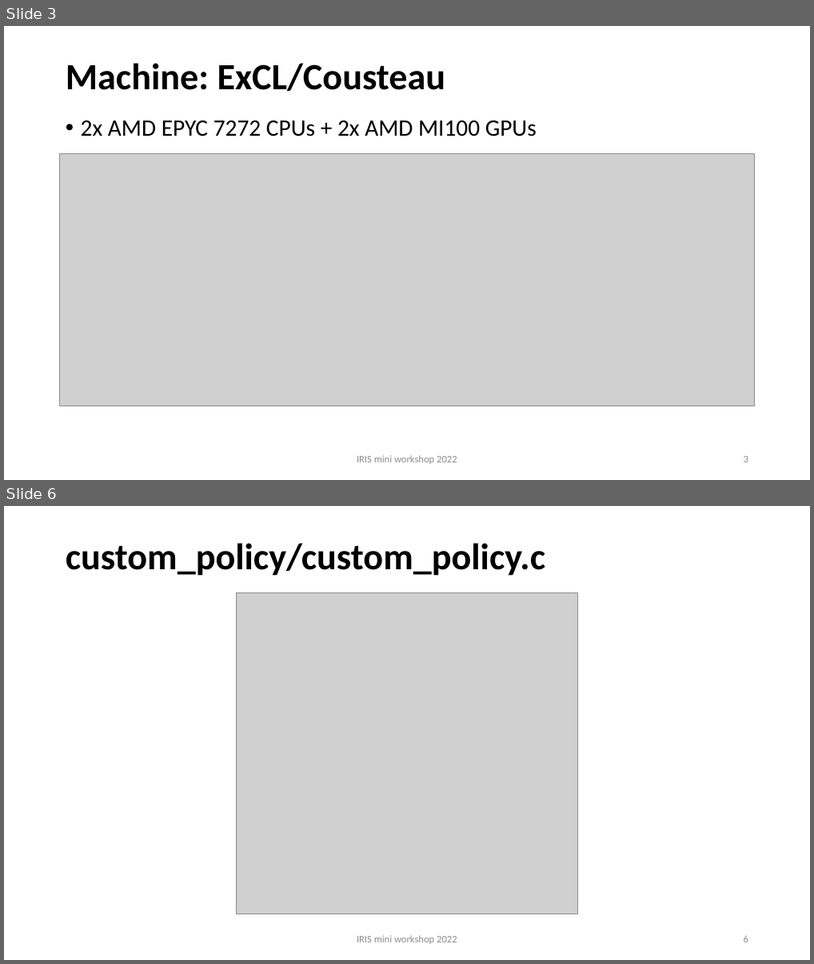
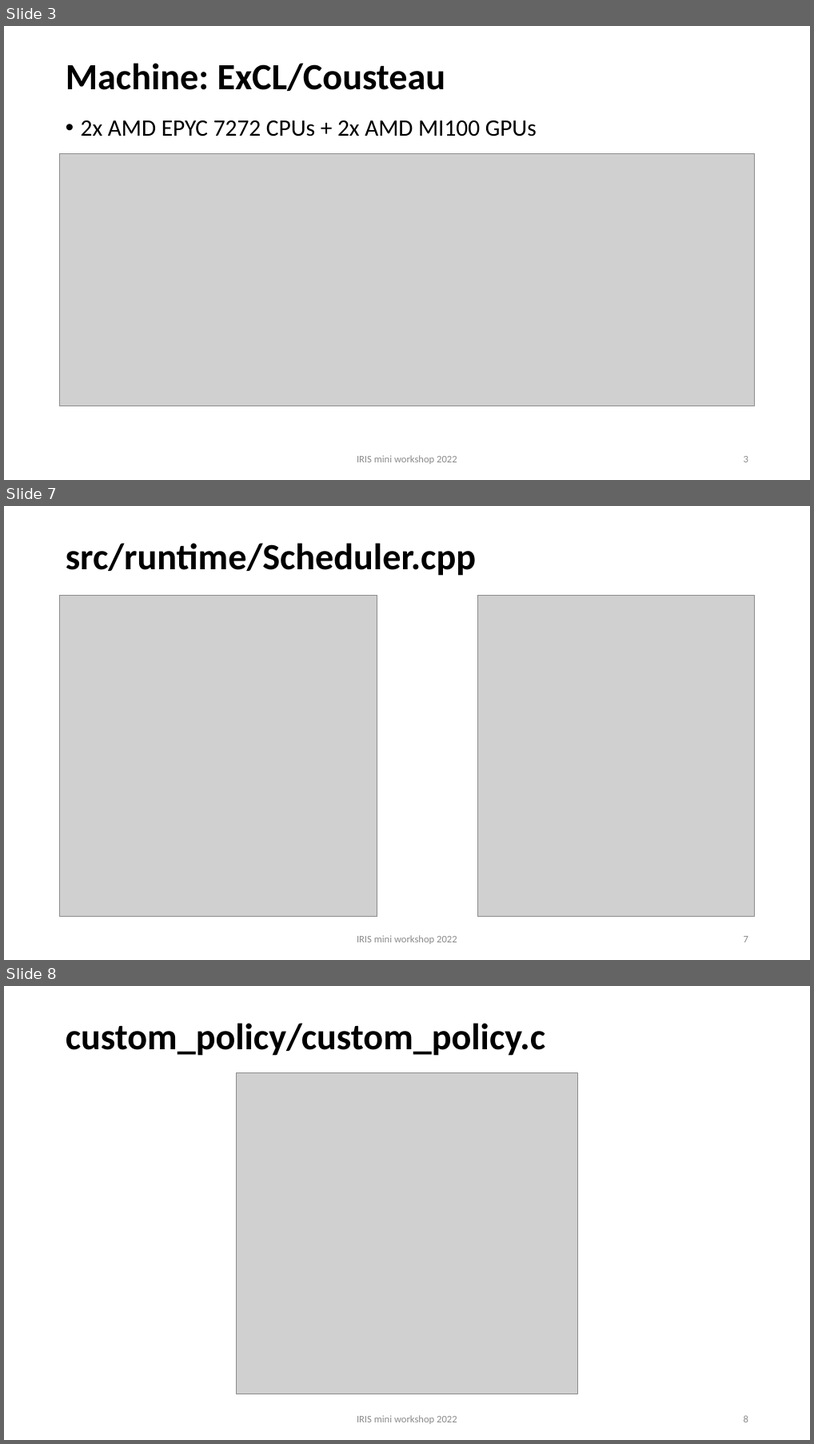
Before and after one commit to iris-programming/iris-programming.github.io, a slide deck: pdf/2022-miniworkshop-custompolicy.pptx. Shown one above the other, each under a label of ours: slides 3 and 6 before the commit, slides 3, 7 and 8 after it; the slides between them are not shown. The pictures are 814x964 and 814x1444 pixels, drawn with LibreOffice and Linux fonts; fonts in the diff are those of the drawing; grey boxes stand for pictures. Boxes give left, top, right and bottom in pixels: in the first picture for what was removed or moved away, otherwise in the second. Text is boxed around its words. In the diff, an @@ line names an element or a change of style, - is before the commit and + after.

```diff
--- a/pdf/2022-miniworkshop-custompolicy.pptx
+++ b/pdf/2022-miniworkshop-custompolicy.pptx
@@ slide 7 added at box(4, 506, 810, 960), background #FFFFFF @@
@@ title added at box(66, 543, 476, 576), 44 pt, text #000000, bold @@
+src/runtime/Scheduler.cpp
@@ picture added at box(60, 596, 378, 916) @@
@@ picture added at box(478, 596, 755, 916) @@
@@ text added at box(357, 935, 458, 944), 12 pt, text #8C8C8C @@
+IRIS mini workshop 2022
@@ page number added at box(744, 936, 749, 942), 12 pt, text #8C8C8C @@
+7
@@ what was slide 6 is now slide 8 @@
```
Also in this commit, not shown: 2 slides changed, 1 other slide added, 1 other file.
